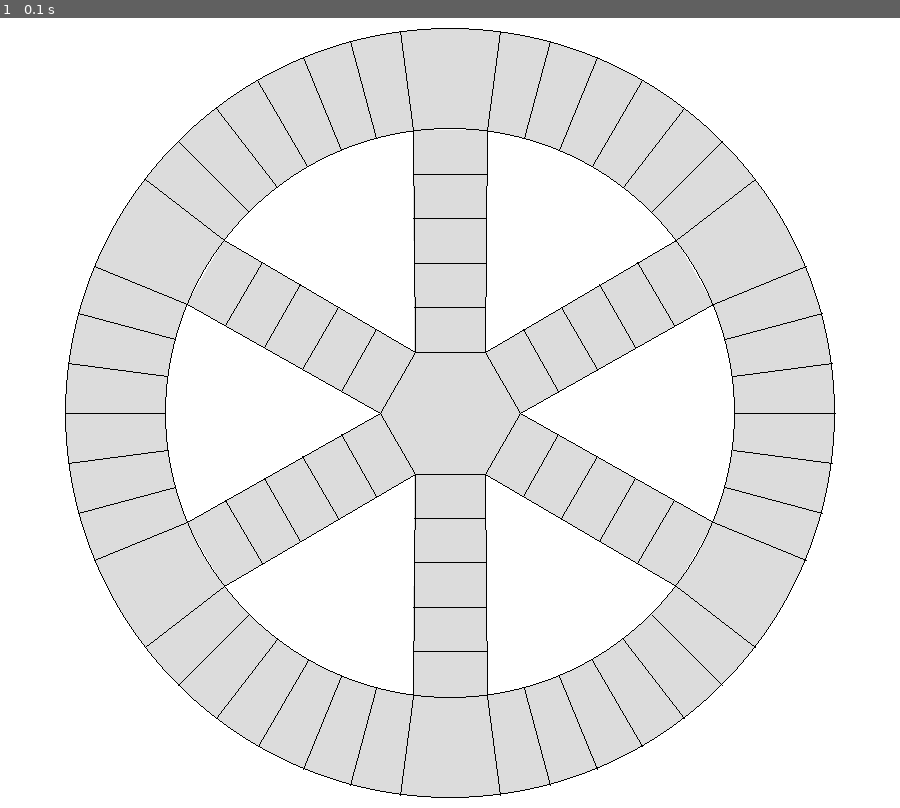
Above: before the commit, frame 1.
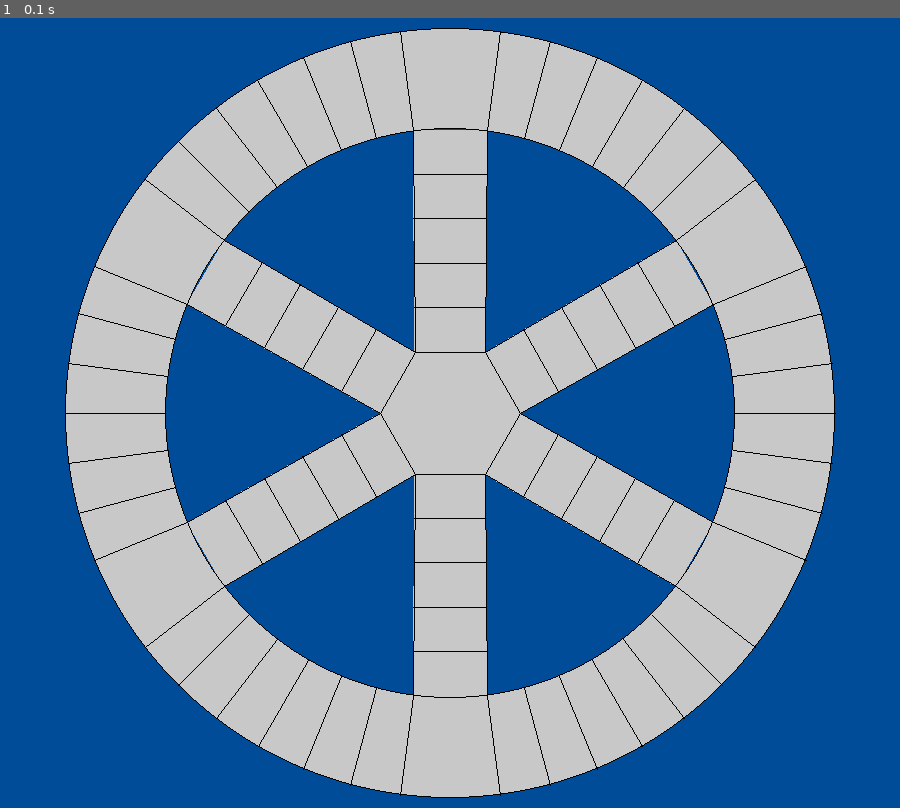
Above: after the commit, the same moment.

Repository: AlejandroAP1998/Trivial-Pygame
Game: pygame game, started from main.py
The game is run twice, just before and just after one commit, with the same random seed, the same clock (stepped at 60 frames per second) and the same inputs.
Inputs:
- Up to frame 1 (0.1 s): no input

The runs differ from the first frame. In frame 1, 55% of the frame differs, in the area x 0-100%, y 0-100%.

Commit message:
Ajustar colores y cambiar color de fondo

Diff:
--- a/main.py
+++ b/main.py
@@ -9,14 +9,14 @@
 
 WHITE = (255,255,255)
 BLACK = (0,0,0)
-GREY = (220,220,220)
+GREY = (200,200,200)
 PINK = (255,103,204)
 YELLOW = (255,255,102)
 GREEN = (0,204,102)
 ORANGE = (255,128,0)
 BLUE = (0,222,255)
 PURPLE = (204,0,204)
-
+BACKGROUND = (0,76,153)
 
 
 CENTER = (WIDTH/2,HEIGHT/2)
@@ -48,7 +48,7 @@
 def draw_board():
     pygame.draw.circle(WINDOW, GREY,CENTER,RADIUS1,0)
     pygame.draw.circle(WINDOW, BLACK,CENTER,RADIUS1,1)
-    pygame.draw.circle(WINDOW, WHITE,CENTER,RADIUS2,0)
+    pygame.draw.circle(WINDOW, BACKGROUND,CENTER,RADIUS2,0)
     part1 = split_circ(CENTER,RADIUS1,48)
     part2 = split_circ(CENTER,RADIUS2,48)
     part3 = split_circ(CENTER,RADIUS3,6)
@@ -79,7 +79,7 @@
 
 
 def draw_window():
-    WINDOW.fill(WHITE)
+    WINDOW.fill(BACKGROUND)
     draw_board()
     pygame.display.update()
 
